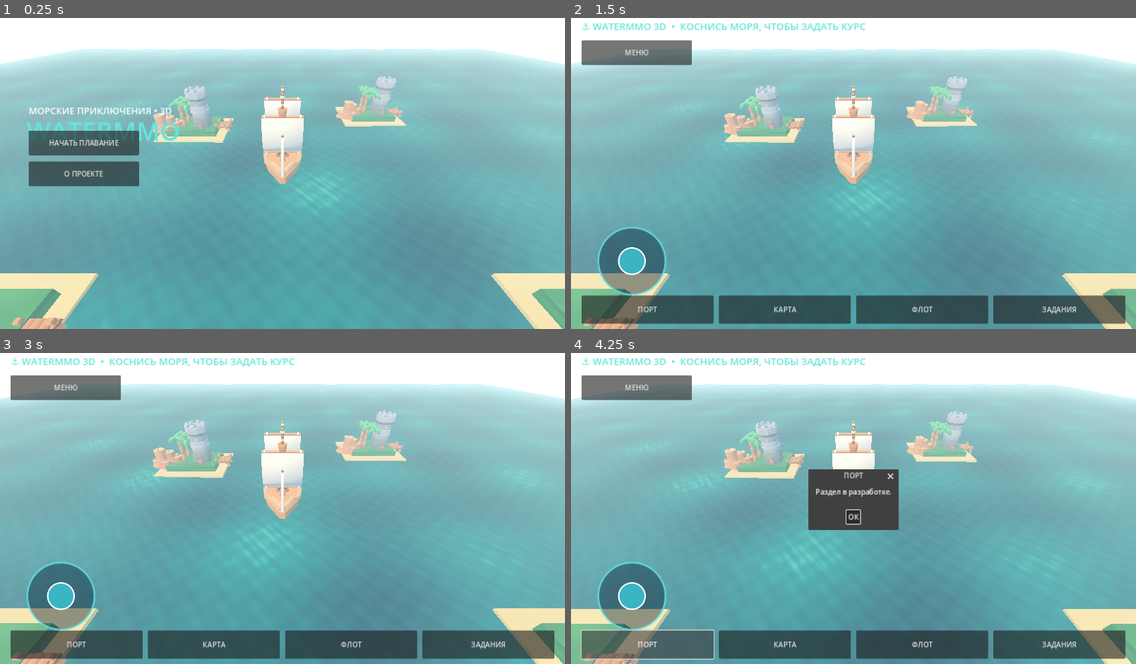
Above: before the commit, frames 1-4 (two rows, left to right).
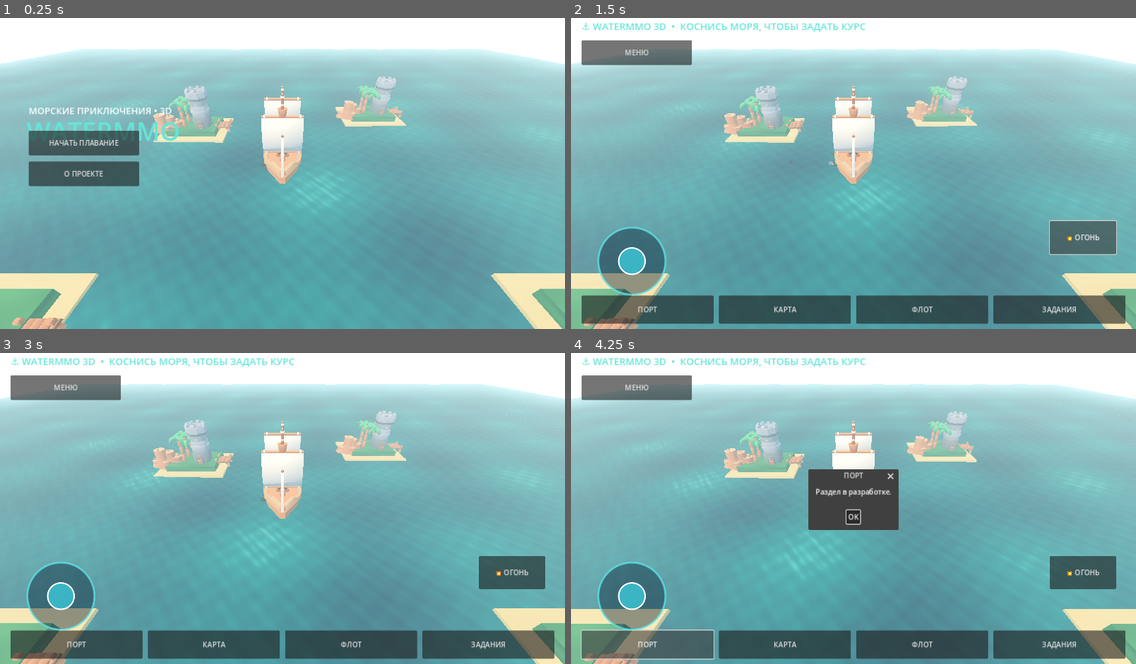
Above: after the commit, the same moments.

Repository: maillunex-lang/watermmo
Game: Godot game, scene res://scenes/main.tscn
The game is run twice, just before and just after one commit, with the same random seed, the same clock (stepped at 60 frames per second) and the same inputs.
Inputs (mouse positions are in pixels of both pictures, inside the frame that each line leads up to):
- Up to frame 1 (0.25 s): no input
- Up to frame 2 (1.5 s): click "НАЧАТЬ ПЛАВАНИЕ" at 0.5 s; click (1085, 238) at 1.25 s, where only the run after the commit has a clickable "💥 ОГОНЬ"
- Up to frame 3 (3 s): click "МЕНЮ" at 2 s; click "НАЧАТЬ ПЛАВАНИЕ" at 2.75 s
- Up to frame 4 (4.25 s): click "ПОРТ" at 3.5 s

The runs differ from the first frame. In frame 1, less than 0.1% of the frame differs, in the area x 46-48%, y 46-48%; in frame 2, 1.4%, in the area x 38-97%, y 45-77%; in frame 3, 1.3%; in frame 4, 1.3%.

Commit message:
WaterMMO: add port-side cannon, fire button, projectile collision and impact effects

Diff:
--- a/scripts/main.gd
+++ b/scripts/main.gd
@@ -18,6 +18,11 @@
 var right_last: Dictionary = {}
 var camera_yaw := 0.0
 var camera_pitch := 0.65
+var cannon_muzzle: Marker3D
+var cannon_projectiles: Array[Dictionary] = []
+var cannon_cooldown := 0.0
+const CANNON_SPEED := 28.0
+const CANNON_RANGE := 65.0
 var joystick: Control
 var joystick_center := Vector2.ZERO
 var wake_pieces: Array[MeshInstance3D] = []
@@ -90,6 +95,14 @@
 	for island in [Vector3(-15, 0, -12), Vector3(17, 0, -18), Vector3(-20, 0, 18), Vector3(22, 0, 18)]:
 		var shore := mesh_box(self, Vector3(11, 1.0, 9), island + Vector3(0, -0.35, 0), Color("#dfc68e"))
 		shore.material_override = _shader_material("res://shaders/shore_mobile.gdshader")
+		var island_body := StaticBody3D.new()
+		island_body.position = island + Vector3(0, -0.35, 0)
+		var island_shape := CollisionShape3D.new()
+		var island_box := BoxShape3D.new()
+		island_box.size = Vector3(11, 1.0, 9)
+		island_shape.shape = island_box
+		island_body.add_child(island_shape)
+		add_child(island_body)
 		var canopy := mesh_box(self, Vector3(8, 1.5, 6), island + Vector3(0, 0.3, 0), Color("#5b9778"))
 		canopy.material_override = _shader_material("res://shaders/vegetation_mobile.gdshader")
 		_model("rocks-sand-a", self, island + Vector3(-4.0, 0.45, 1.0), 1.0)
@@ -104,6 +117,7 @@
 	var ship_visual := _model("ship-medium", ship, Vector3.ZERO, 1.0)
 	if ship_visual == null:
 		mesh_box(ship, Vector3(2.3, 0.9, 5.4), Vector3(0, 0.45, 0), Color("#654c39"))
+	_build_cannon()
 	# Pool visual wake patches in world space so foam remains behind the moving ship.
 	var wake_mesh := PlaneMesh.new()
 	wake_mesh.size = Vector2(3.8, 5.5)
@@ -122,6 +136,127 @@
 	camera.current = true
 	add_child(camera)
 	_update_camera()
+
+func _build_cannon() -> void:
+	# Port-side cannon, mounted on the ship and pointing to local -X.
+	var carriage := mesh_box(ship, Vector3(1.1, 0.35, 0.9), Vector3(-1.15, 0.62, 0.0), Color("#573c2c"))
+	var barrel := MeshInstance3D.new()
+	var barrel_mesh := CylinderMesh.new()
+	barrel_mesh.top_radius = 0.19
+	barrel_mesh.bottom_radius = 0.27
+	barrel_mesh.height = 1.8
+	barrel.mesh = barrel_mesh
+	barrel.material_override = material(Color("#252d34"))
+	barrel.position = Vector3(-1.85, 0.94, 0)
+	barrel.rotation.z = PI / 2.0
+	ship.add_child(barrel)
+	cannon_muzzle = Marker3D.new()
+	cannon_muzzle.position = Vector3(-2.8, 0.94, 0)
+	ship.add_child(cannon_muzzle)
+
+
+func _cannon_flash(at: Vector3) -> void:
+	# Short-lived glowing flash and expanding smoke puffs.
+	var flash := MeshInstance3D.new()
+	var sphere := SphereMesh.new()
+	sphere.radius = 0.25
+	sphere.height = 0.5
+	flash.mesh = sphere
+	var glow := StandardMaterial3D.new()
+	glow.shading_mode = BaseMaterial3D.SHADING_MODE_UNSHADED
+	glow.albedo_color = Color(1.0, 0.62, 0.16)
+	glow.emission_enabled = true
+	glow.emission = Color(1.0, 0.38, 0.04)
+	flash.material_override = glow
+	add_child(flash)
+	flash.global_position = at
+	var flash_tween := create_tween()
+	flash_tween.tween_property(flash, "scale", Vector3.ONE * 0.08, 0.18)
+	flash_tween.tween_callback(flash.queue_free)
+	for i in range(7):
+		var puff := MeshInstance3D.new()
+		var puff_mesh := SphereMesh.new()
+		puff_mesh.radius = 0.11 if i < 4 else 0.06
+		puff_mesh.height = 0.22 if i < 4 else 0.12
+		puff.mesh = puff_mesh
+		var puff_mat := StandardMaterial3D.new()
+		puff_mat.shading_mode = BaseMaterial3D.SHADING_MODE_UNSHADED
+		puff_mat.transparency = BaseMaterial3D.TRANSPARENCY_ALPHA
+		puff_mat.albedo_color = Color(0.56, 0.59, 0.60, 0.65) if i < 4 else Color(1.0, 0.55, 0.12, 0.95)
+		puff.material_override = puff_mat
+		add_child(puff)
+		puff.global_position = at
+		var direction := Vector3(randf_range(-1.0, 1.0), randf_range(0.2, 1.2), randf_range(-1.0, 1.0)).normalized()
+		var tween := create_tween().set_parallel(true)
+		tween.tween_property(puff, "position", puff.position + direction * (1.1 if i < 4 else 1.8), 0.65 if i < 4 else 0.3)
+		tween.tween_property(puff, "scale", Vector3.ONE * (2.5 if i < 4 else 0.05), 0.65 if i < 4 else 0.3)
+		tween.chain().tween_callback(puff.queue_free)
+
+
+func _fire_cannon() -> void:
+	if not sailing or cannon_cooldown > 0.0 or cannon_muzzle == null:
+		return
+	cannon_cooldown = 0.85
+	var origin := cannon_muzzle.global_position
+	var direction := (-ship.global_transform.basis.x).normalized()
+	var ball := MeshInstance3D.new()
+	var mesh := SphereMesh.new()
+	mesh.radius = 0.20
+	mesh.height = 0.40
+	ball.mesh = mesh
+	ball.material_override = material(Color("#25272b"))
+	add_child(ball)
+	ball.global_position = origin
+	cannon_projectiles.append({"node": ball, "velocity": direction * CANNON_SPEED + Vector3.UP * 3.0, "distance": 0.0})
+	_cannon_flash(origin)
+
+
+func _update_projectiles(delta: float) -> void:
+	cannon_cooldown = maxf(0.0, cannon_cooldown - delta)
+	var space := get_world_3d().direct_space_state
+	for i in range(cannon_projectiles.size() - 1, -1, -1):
+		var shot: Dictionary = cannon_projectiles[i]
+		var ball: MeshInstance3D = shot["node"]
+		var old_pos := ball.global_position
+		var velocity: Vector3 = shot["velocity"]
+		velocity += Vector3.DOWN * 9.8 * delta
+		var new_pos := old_pos + velocity * delta
+		var ray := PhysicsRayQueryParameters3D.create(old_pos, new_pos)
+		var hit := space.intersect_ray(ray)
+		var distance: float = shot["distance"] + old_pos.distance_to(new_pos)
+		if not hit.is_empty() or new_pos.y <= -0.15 or distance >= CANNON_RANGE:
+			if not hit.is_empty():
+				_cannon_explosion(hit["position"])
+			elif new_pos.y <= -0.15:
+				_cannon_explosion(Vector3(new_pos.x, -0.15, new_pos.z))
+			ball.queue_free()
+			cannon_projectiles.remove_at(i)
+		else:
+			ball.global_position = new_pos
+			shot["velocity"] = velocity
+			shot["distance"] = distance
+			cannon_projectiles[i] = shot
+
+
+func _cannon_explosion(at: Vector3) -> void:
+	_cannon_flash(at)
+	var burst := MeshInstance3D.new()
+	var sphere := SphereMesh.new()
+	sphere.radius = 0.45
+	sphere.height = 0.9
+	burst.mesh = sphere
+	var orange := StandardMaterial3D.new()
+	orange.shading_mode = BaseMaterial3D.SHADING_MODE_UNSHADED
+	orange.transparency = BaseMaterial3D.TRANSPARENCY_ALPHA
+	orange.albedo_color = Color(1.0, 0.35, 0.06, 0.75)
+	burst.material_override = orange
+	add_child(burst)
+	burst.global_position = at
+	var tween := create_tween()
+	tween.tween_property(burst, "scale", Vector3.ONE * 3.0, 0.23)
+	tween.tween_property(burst, "scale", Vector3.ZERO, 0.22)
+	tween.tween_callback(burst.queue_free)
+
 
 func _shader_material(path: String) -> ShaderMaterial:
 	var mat := ShaderMaterial.new()
@@ -194,6 +329,13 @@
 	joystick.mouse_filter = Control.MOUSE_FILTER_IGNORE
 	world_hud.add_child(joystick)
 	joystick.draw.connect(_draw_stick)
+	var fire := Button.new()
+	fire.text = "💥 ОГОНЬ"
+	fire.custom_minimum_size = Vector2(150, 75)
+	fire.set_anchors_and_offsets_preset(Control.PRESET_BOTTOM_RIGHT)
+	fire.position = Vector2(-195, -245)
+	world_hud.add_child(fire)
+	fire.pressed.connect(_fire_cannon)
 	for label in ["ПОРТ", "КАРТА", "ФЛОТ", "ЗАДАНИЯ"]:
 		var b := Button.new()
 		b.text = label
@@ -245,6 +387,7 @@
 		ship.position += forward * stick_vector.y * delta * 7.0
 		ship.position.y = sin(Time.get_ticks_msec() * 0.002) * 0.08
 	_update_wake(delta)
+	_update_projectiles(delta)
 	_update_camera()
 
 func _update_wake(delta: float) -> void:
